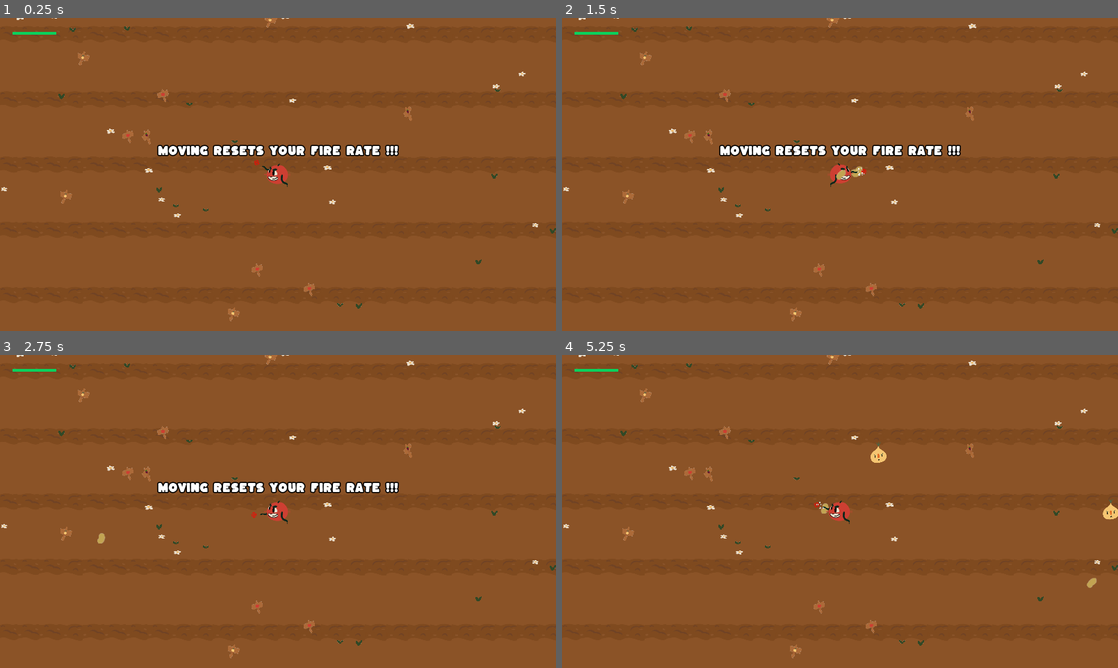
Above: before the commit, frames 1-4 (two rows, left to right).
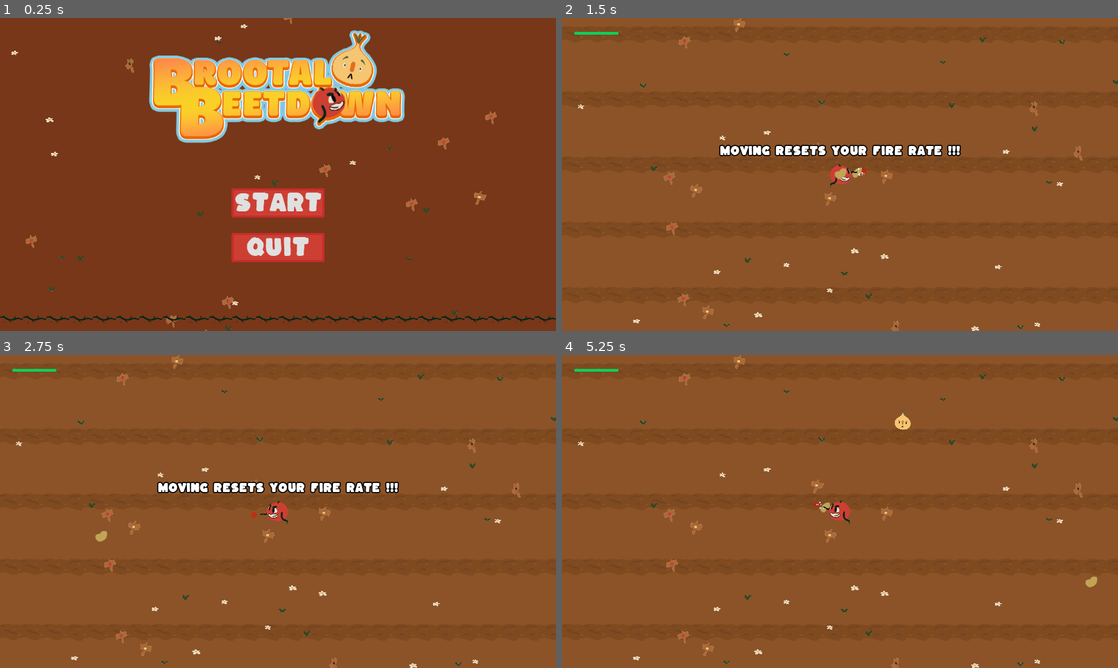
Above: after the commit, the same moments.

Repository: JRo-Robros/BrootalBeetdown
Game: Godot game, scene res://Title.tscn
The game is run twice, just before and just after one commit, with the same random seed, the same clock (stepped at 60 frames per second) and the same inputs. Before the commit the project starts from res://Main.tscn.
Inputs (mouse positions are in pixels of both pictures, inside the frame that each line leads up to):
- Up to frame 1 (0.25 s): no input
- Up to frame 2 (1.5 s): click (840, 202) at 0.5 s, where only the run after the commit has a clickable "Start"; tap Enter at 1.25 s; move the mouse to (962, 158) at 1.27 s; click (962, 158) at 1.42 s
- Up to frame 3 (2.75 s): move the mouse to (166, 527) at 2.02 s; click (166, 527) at 2.17 s
- Up to frame 4 (5.25 s): move the mouse to (895, 442) at 2.77 s; click (895, 442) at 2.92 s; tap Space at 3.5 s; move the mouse to (812, 574) at 3.52 s; click (812, 574) at 3.67 s; move the mouse to (1006, 558) at 4.27 s; click (1006, 558) at 4.42 s; move the mouse to (673, 464) at 5.02 s; click (673, 464) at 5.17 s

The runs differ from the first frame. In frame 1, 80% of the frame differs, in the area x 0-100%, y 0-100%; in frame 2, 1.7%; in frame 3, 1.7%; in frame 4, 2.1%.

Commit message:
improved title screen and death

Diff:
--- /dev/null
+++ b/Logo.gd
@@ -0,0 +1,10 @@
+extends Sprite
+
+var time = 0
+var amplitude = 30
+var frequency = 1
+
+func _process(delta):
+	time += delta
+	var movement = cos(time * frequency) * amplitude
+	position.y += movement * delta
--- a/Main.gd
+++ b/Main.gd
@@ -39,7 +39,8 @@
 
 
 func _on_Tom_player_died():
+	$Music.stop()
 	print('deds')
 	wave_message.text = "You DIED!!!!"
 	yield(get_tree().create_timer(3.0), "timeout")
-	get_tree().change_scene("res://Main.tscn")
+	get_tree().change_scene("res://Title.tscn")
--- a/Theme/Main Theme.tres
+++ b/Theme/Main Theme.tres
@@ -1,26 +1,45 @@
-[gd_resource type="Theme" load_steps=5 format=2]
+[gd_resource type="Theme" load_steps=7 format=2]
 
 [ext_resource path="res://Theme/Kaph-Regular.ttf" type="DynamicFontData" id=1]
 
 [sub_resource type="DynamicFont" id=2]
+size = 100
 font_data = ExtResource( 1 )
 
-[sub_resource type="StyleBoxFlat" id=3]
-bg_color = Color( 0.388235, 0.0862745, 0.192157, 1 )
+[sub_resource type="StyleBoxFlat" id=4]
+bg_color = Color( 0.878431, 0.415686, 0.290196, 1 )
 border_width_left = 10
 border_width_top = 10
 border_width_right = 10
 border_width_bottom = 10
-border_color = Color( 0.364706, 0.0705882, 0.145098, 1 )
+border_color = Color( 0.772549, 0.172549, 0.172549, 1 )
+
+[sub_resource type="StyleBoxFlat" id=3]
+bg_color = Color( 0.803922, 0.247059, 0.196078, 1 )
+border_width_left = 10
+border_width_top = 10
+border_width_right = 10
+border_width_bottom = 10
+border_color = Color( 0.772549, 0.172549, 0.172549, 1 )
 corner_radius_top_left = 5
 corner_radius_top_right = 5
 corner_radius_bottom_right = 5
 corner_radius_bottom_left = 5
+
+[sub_resource type="StyleBoxFlat" id=5]
+bg_color = Color( 0.827451, 0.313726, 0.231373, 1 )
+border_width_left = 10
+border_width_top = 10
+border_width_right = 10
+border_width_bottom = 10
+border_color = Color( 0.772549, 0.172549, 0.172549, 1 )
 
 [sub_resource type="DynamicFont" id=1]
 font_data = ExtResource( 1 )
 
 [resource]
 Button/fonts/font = SubResource( 2 )
+Button/styles/hover = SubResource( 4 )
 Button/styles/normal = SubResource( 3 )
+Button/styles/pressed = SubResource( 5 )
 Label/fonts/font = SubResource( 1 )
--- a/Title.gd
+++ b/Title.gd
@@ -7,3 +7,7 @@
 func _on_Start_button_up():
 	$Music.stop()
 	get_tree().change_scene("res://Main.tscn")
+
+
+func _on_Quit_button_up():
+	get_tree().quit()
--- a/Title.tscn
+++ b/Title.tscn
@@ -1,7 +1,13 @@
-[gd_scene load_steps=3 format=2]
+[gd_scene load_steps=9 format=2]
 
 [ext_resource path="res://Title.gd" type="Script" id=1]
 [ext_resource path="res://Music/Title/Title Music.mp3" type="AudioStream" id=2]
+[ext_resource path="res://Theme/Main Theme.tres" type="Theme" id=3]
+[ext_resource path="res://GraphicalAssets/BBDlogo_2.png" type="Texture" id=4]
+[ext_resource path="res://Elements.gd" type="Script" id=5]
+[ext_resource path="res://GraphicalAssets/vine.png" type="Texture" id=6]
+[ext_resource path="res://Logo.gd" type="Script" id=7]
+[ext_resource path="res://TitleVbox.gd" type="Script" id=8]
 
 [node name="Title" type="Node2D"]
 script = ExtResource( 1 )
@@ -11,20 +17,56 @@
 volume_db = -8.0
 autoplay = true
 
-[node name="CenterContainer" type="CenterContainer" parent="."]
+[node name="ColorRect" type="ColorRect" parent="."]
+margin_left = -5324.0
+margin_top = -2961.0
+margin_right = 3992.0
+margin_bottom = 3563.0
+color = Color( 0.466667, 0.215686, 0.0941176, 1 )
+
+[node name="Elements" type="Node2D" parent="."]
+script = ExtResource( 5 )
+
+[node name="CanvasLayer" type="CanvasLayer" parent="."]
+
+[node name="CenterContainer" type="CenterContainer" parent="CanvasLayer"]
 anchor_right = 1.0
-margin_right = 1280.0
-margin_bottom = 720.0
+anchor_bottom = 1.0
+margin_top = 235.0
+margin_bottom = 231.0
 
-[node name="VBoxContainer" type="VBoxContainer" parent="CenterContainer"]
-margin_left = 619.0
-margin_top = 350.0
-margin_right = 660.0
-margin_bottom = 370.0
+[node name="TitleVbox" type="VBoxContainer" parent="CanvasLayer/CenterContainer"]
+margin_left = 427.0
+margin_top = 221.0
+margin_right = 853.0
+margin_bottom = 495.0
+script = ExtResource( 8 )
 
-[node name="Start" type="Button" parent="CenterContainer/VBoxContainer"]
-margin_right = 41.0
-margin_bottom = 20.0
+[node name="Start" type="Button" parent="CanvasLayer/CenterContainer/TitleVbox"]
+margin_right = 426.0
+margin_bottom = 135.0
+theme = ExtResource( 3 )
 text = "Start"
 
-[connection signal="button_up" from="CenterContainer/VBoxContainer/Start" to="." method="_on_Start_button_up"]
+[node name="Quit" type="Button" parent="CanvasLayer/CenterContainer/TitleVbox"]
+margin_top = 139.0
+margin_right = 426.0
+margin_bottom = 274.0
+theme = ExtResource( 3 )
+text = "Quit"
+
+[node name="Logo" type="Sprite" parent="CanvasLayer"]
+position = Vector2( 1280, 333 )
+scale = Vector2( 2.2, 2.2 )
+texture = ExtResource( 4 )
+script = ExtResource( 7 )
+
+[node name="TextureRect" type="TextureRect" parent="."]
+margin_top = 1368.0
+margin_right = 3161.0
+margin_bottom = 1400.0
+texture = ExtResource( 6 )
+stretch_mode = 2
+
+[connection signal="button_up" from="CanvasLayer/CenterContainer/TitleVbox/Start" to="." method="_on_Start_button_up"]
+[connection signal="button_up" from="CanvasLayer/CenterContainer/TitleVbox/Quit" to="." method="_on_Quit_button_up"]
--- /dev/null
+++ b/TitleVbox.gd
@@ -0,0 +1,4 @@
+extends VBoxContainer
+
+func _ready():
+	add_constant_override("separation", 70)
--- a/Tom.gd
+++ b/Tom.gd
@@ -10,6 +10,7 @@
 
 export var shoot_sound = preload("res://Sound Effects/Player/Player shoot sound.mp3")
 export var hurt_sound = preload("res://Sound Effects/Player/Player hit sound.mp3")
+export var death_sound = preload("res://Sound Effects/Player/Player death sound.mp3")
 export var vine_sound = preload("res://Sound Effects/Player/vine.mp3")
 export var lock_sound = preload("res://Sound Effects/Player/Player lock sound.mp3")
 export var gun_particles = preload("res://VFX/Gun Particles.tscn")
@@ -188,8 +189,18 @@
 	get_tree().current_scene.add_child(audio)
 
 
+func play_death_sound():
+	var audio = load("res://Oneshot Player2D.tscn").instance()
+	audio.stream = death_sound
+	audio.pitch_scale = 1
+	audio.position = global_position
+	audio.play()
+	get_tree().current_scene.add_child(audio)
+
+
 func player_death():
 	dead = true
+	play_death_sound()
 	$AnimationPlayer.play("Death")
 
 
--- a/project.godot
+++ b/project.godot
@@ -21,7 +21,7 @@
 [application]
 
 config/name="BrootalBeetdown"
-run/main_scene="res://Main.tscn"
+run/main_scene="res://Title.tscn"
 config/icon="res://icon.png"
 
 [autoload]
Binary file added: GraphicalAssets/BBDlogo_2.png
Not shown, added: GraphicalAssets/BBDlogo_2.png.import
